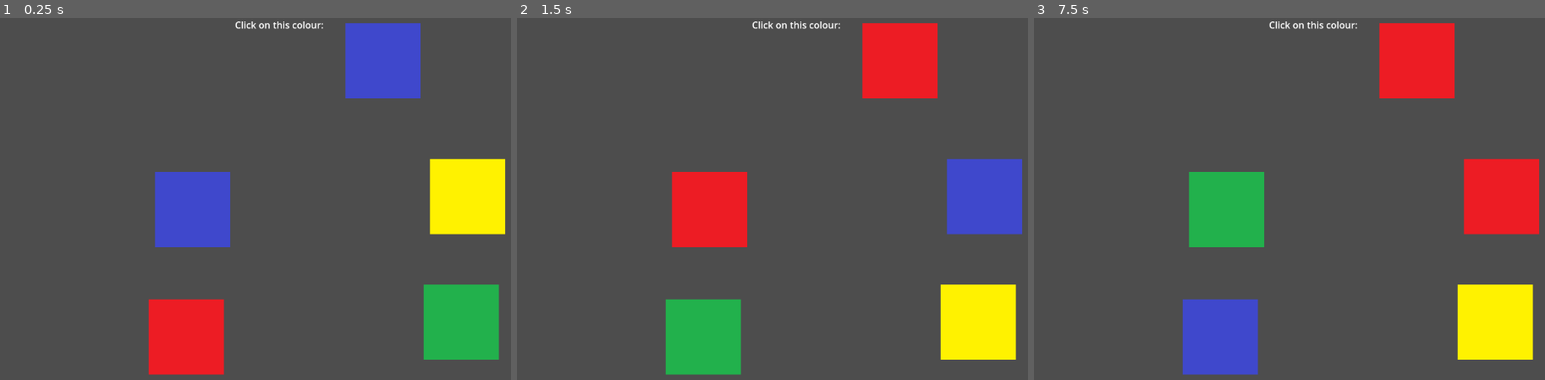
Above: before the commit, frames 1-3 (left to right).
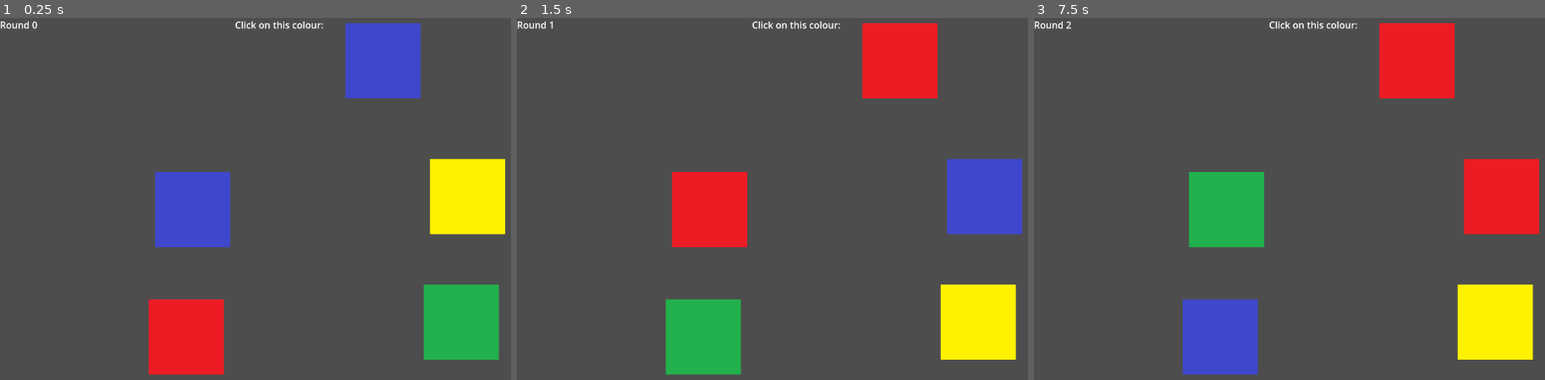
Above: after the commit, the same moments.

Repository: kwrightsk/game-jam-january-2026
Game: Godot game, scene res://Scenes/colour_picker.tscn
Same seed, same stepped clock (60 frames per second), same inputs: the game is played once before the commit and once after it. This scene is started directly instead of the project's main scene.
Inputs (mouse positions are in pixels of both pictures, inside the frame that each line leads up to):
- Up to frame 1 (0.25 s): no input
- Up to frame 2 (1.5 s): tap Enter at 0.5 s; move the mouse to (711, 209) at 0.52 s; press the mouse at (711, 209) at 0.53 s; tap Space at 1.25 s; move the mouse to (987, 195) at 1.27 s; release the mouse at (987, 195) at 1.28 s; click (987, 195) at 1.35 s
- Up to frame 3 (7.5 s): tap Enter at 2, 3.5 s; move the mouse to (1217, 336) at 2.02 s; press the mouse at (1217, 336) at 2.03 s; tap Space at 2.75, 4.25 s; move the mouse to (1493, 322) at 2.77 s; release the mouse at (1493, 322) at 2.78 s; click (1493, 322) at 2.85 s; move the mouse to (1417, 61) at 3.52 s; press the mouse at (1417, 61) at 3.53 s; move the mouse to (1166, 151) at 4.27 s; release the mouse at (1166, 151) at 4.28 s; click (1166, 151) at 4.35 s; move the mouse to (1407, 209) at 5.02 s; press the mouse at (1407, 209) at 5.03 s; move the mouse to (1269, 112) at 5.77 s; release the mouse at (1269, 112) at 5.78 s; click (1269, 112) at 5.85 s; move the mouse to (1519, 188) at 6.52 s; press the mouse at (1519, 188) at 6.53 s; move the mouse to (1238, 227) at 7.27 s; release the mouse at (1238, 227) at 7.28 s; click (1238, 227) at 7.35 s

The runs differ from the first frame. In frame 1, less than 0.1% of the frame differs, in the area x 0-8%, y 0-4%; in frame 2, less than 0.1%; in frame 3, less than 0.1%.

Commit message:
round numbers added

Diff:
--- a/Scenes/colour_picker.tscn
+++ b/Scenes/colour_picker.tscn
@@ -6,6 +6,7 @@
 [node name="colourPicker" type="Node"]
 script = ExtResource("1_lwy5u")
 click_me_path = NodePath("clickMe")
+round_path = NodePath("Round")
 
 [node name="Label" type="Label" parent="."]
 offset_left = 400.0
@@ -29,3 +30,7 @@
 
 [node name="clickMe" parent="." instance=ExtResource("2_cqqjx")]
 position = Vector2(652, 73)
+
+[node name="Round" type="Label" parent="."]
+offset_right = 40.0
+offset_bottom = 23.0
--- a/project.godot
+++ b/project.godot
@@ -15,6 +15,10 @@
 config/features=PackedStringArray("4.3", "GL Compatibility")
 config/icon="res://icon.svg"
 
+[autoload]
+
+Globals="*res://scripts/globals.gd"
+
 [display]
 
 window/stretch/mode="viewport"
--- a/scripts/colour_picker.gd
+++ b/scripts/colour_picker.gd
@@ -7,6 +7,9 @@
 @export var click_me_path: NodePath
 @onready var click_me = get_node(click_me_path)
 
+@export var round_path: NodePath
+@onready var round = get_node(round_path)
+
 var redo = preload("res://Scenes/colour_picker.tscn")
 
 # Called when the node enters the scene tree for the first time.
@@ -14,6 +17,7 @@
 	click_me.set_Colour(colours.pick_random())
 	selected_colour = click_me.get_Colour()
 	# print(selected_colour)
+
 	rand_colours()
 
 	for c in $clickables.get_children():
@@ -23,7 +27,7 @@
 
 # Called every frame. 'delta' is the elapsed time since the previous frame.
 func _process(delta: float) -> void:
-	pass
+	round.text = "Round "+str(Globals.round)
 
 
 func rand_colours():
@@ -46,5 +50,9 @@
 		print("Correct!")
 		get_tree().reload_current_scene()
 
+		Globals.round += 1
+
+		print(Globals.round)
+
 	else:
 		print("Wrong!")
--- /dev/null
+++ b/scripts/globals.gd
@@ -0,0 +1,15 @@
+extends Node
+
+var round = 0
+
+
+
+
+# Called when the node enters the scene tree for the first time.
+func _ready() -> void:
+	pass # Replace with function body.
+
+
+# Called every frame. 'delta' is the elapsed time since the previous frame.
+func _process(delta: float) -> void:
+	pass
Not shown: 1 places in leaderboard_screen.tscn that only renumber resources
